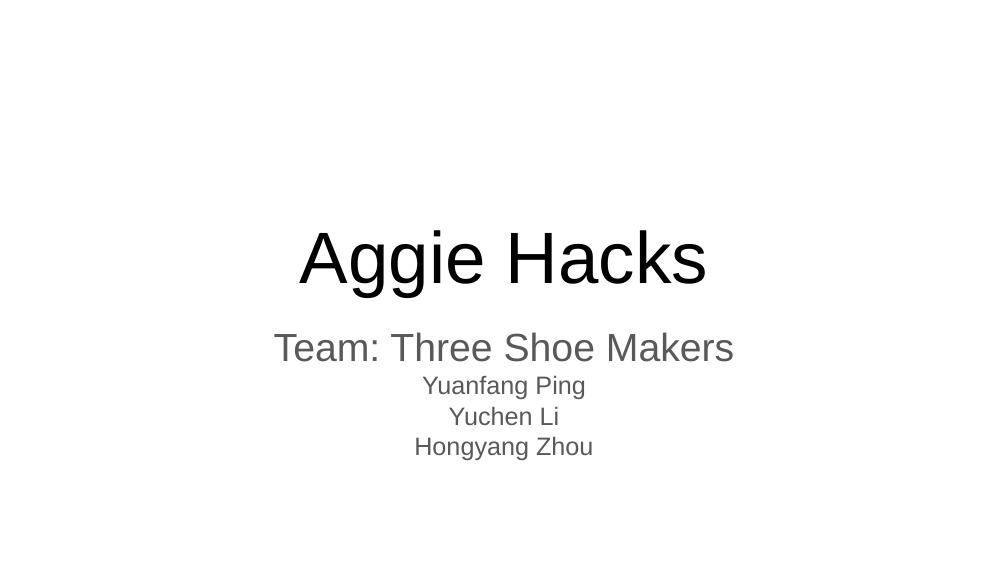
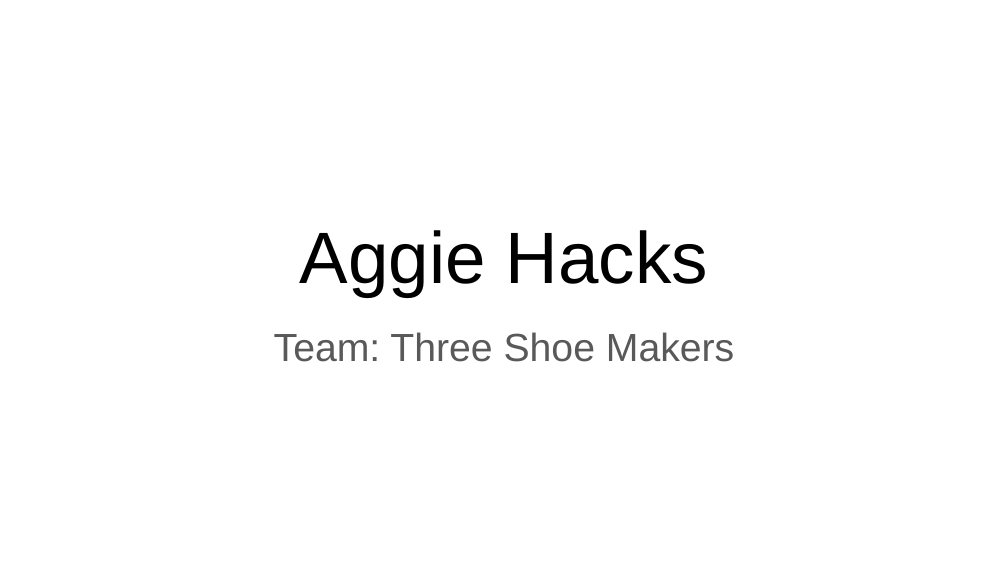
Before and after one commit to Rosie-Ping/Aggie-Hackathon, a slide deck: slide 1 of Aggie Hacks.pptx. Drawn at 1008x567 pixels with LibreOffice and Linux fonts; fonts in the diff are those of the drawing. Boxes give left, top, right and bottom in pixels: in the first picture for what was removed or moved away, otherwise in the second. Text is boxed around its words. In the diff, an @@ line names an element or a change of style, - is before the commit and + after.

```diff
--- a/Aggie Hacks.pptx
+++ b/Aggie Hacks.pptx
@@ subtitle at [414, 375, 593, 460]: paragraphs removed @@
-Yuanfang Ping
-Yuchen Li
-Hongyang Zhou
```
